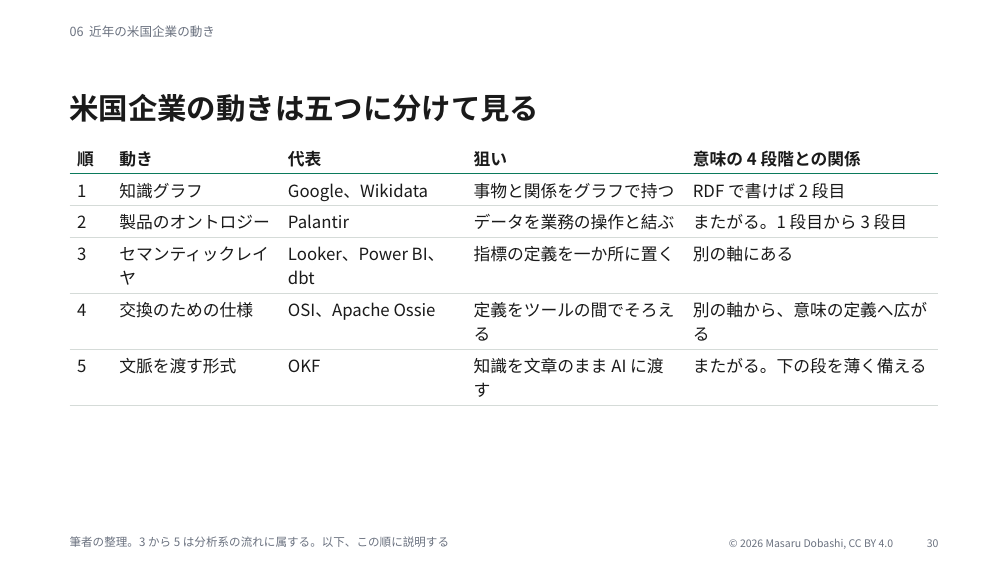
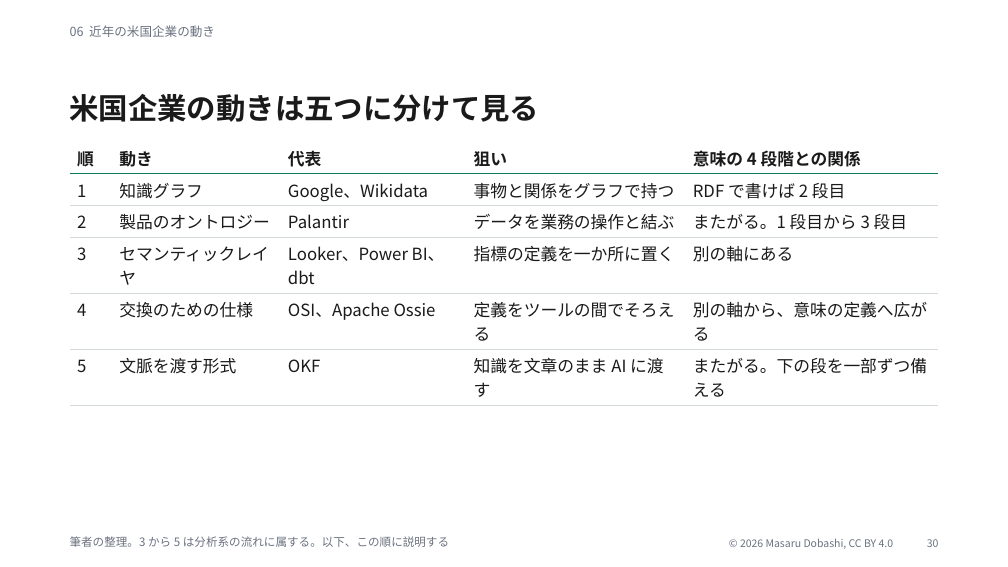
Before and after one commit to dobachi/ontology-semantics-basics, a slide deck: slide 30 of deck/ontology-semantics-intro.pptx. Drawn at 1008x567 pixels with LibreOffice and Linux fonts; fonts in the diff are those of the drawing. Boxes give left, top, right and bottom in pixels: in the first picture for what was removed or moved away, otherwise in the second. Text is boxed around its words. In the diff, an @@ line names an element or a change of style, - is before the commit and + after.

Commit message:
docs: 言い回しを見直す。PDF を公開物に加える。版を 2026-10-04.4 にする

```diff
--- a/deck/ontology-semantics-intro.pptx
+++ b/deck/ontology-semantics-intro.pptx
@@ table at [70, 142, 938, 401] @@
-row 6, column 5: またがる。下の段を薄く備える
+row 6, column 5: またがる。下の段を一部ずつ備える
```
Also in this commit, not shown: 1 other slide changed, 7 other files.
